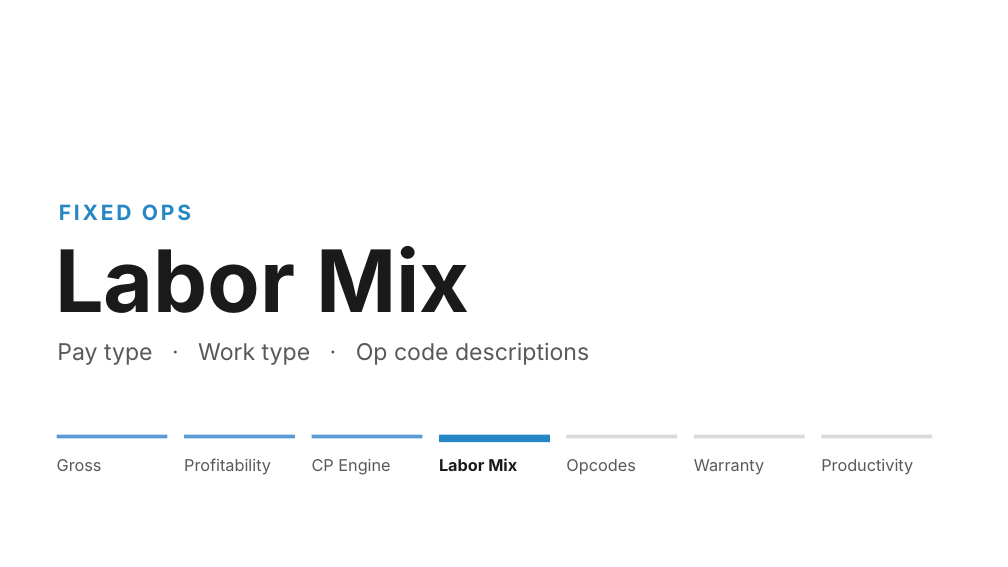
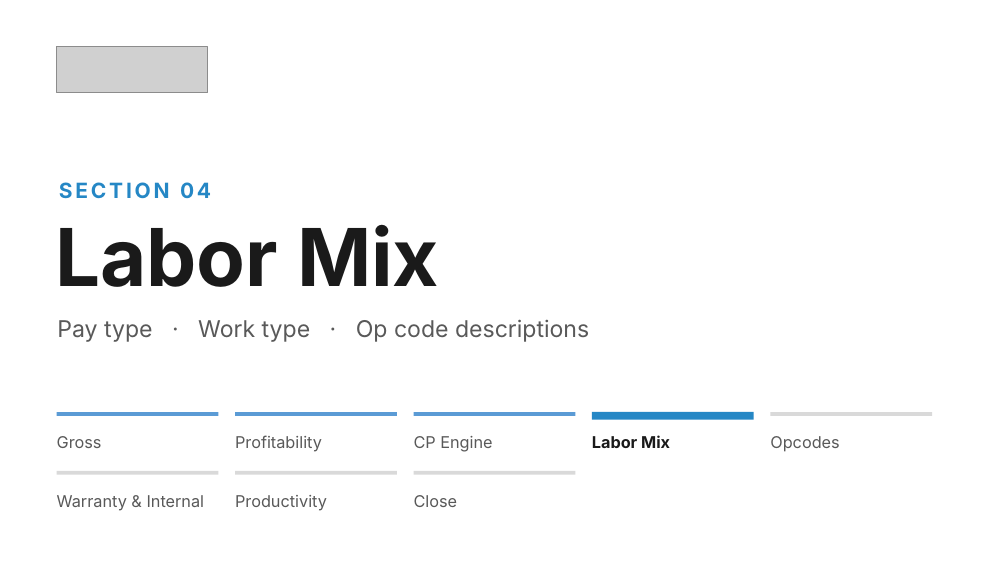
Before and after one commit to Ndresner/Noah, a slide deck: slide 78 of day2-deck/decks/Fixed Ops - Day 2 Example Test Deck.pptx (slide 75 before the commit). Drawn at 1008x567 pixels with LibreOffice and Linux fonts; fonts in the diff are those of the drawing; grey boxes stand for pictures. Boxes give left, top, right and bottom in pixels: in the first picture for what was removed or moved away, otherwise in the second. Text is boxed around its words. In the diff, an @@ line names an element or a change of style, - is before the commit and + after.

```diff
--- a/day2-deck/decks/Fixed Ops - Day 2 Example Test Deck.pptx
+++ b/day2-deck/decks/Fixed Ops - Day 2 Example Test Deck.pptx
@@ picture added at (57,47,208,93) @@
@@ text "Labor Mix": place and size @@
-text "Labor Mix" at (55,246,469,313)
+text "Labor Mix" at (55,224,439,287)
@@ text "Labor Mix" at (55,224,439,287): size 82 to 76 pt @@
@@ text removed at (59,204,191,220) @@
-FIXED OPS
@@ text added at (59,182,211,198), 20 pt, text #2587C5, bold @@
+SECTION 04
@@ text "Pay type · Work type ...": place and size @@
-text "Pay type · Work type ..." at (57,342,589,365)
+text "Pay type · Work type ..." at (57,319,589,342)
@@ rectangle: place and size @@
-rectangle at (57,435,168,439)
+rectangle at (57,412,219,416)
@@ rectangle: place and size @@
-rectangle at (312,435,423,439)
+rectangle at (235,412,397,416)
@@ rectangle: place and size @@
-rectangle at (439,435,551,442)
+rectangle at (414,412,575,416)
@@ rectangle at (414,412,575,416): fill #2587C5 to #5B9BD5 @@
@@ rectangle added at (592,412,754,420), fill #2587C5 @@
@@ rectangle: place and size @@
-rectangle at (821,435,932,439)
+rectangle at (771,412,932,416)
@@ text "Gross": place and size @@
-text "Gross" at (57,459,102,471)
+text "Gross" at (57,436,102,448)
@@ rectangle removed at (185,435,296,439) @@
@@ text "Profitability": place and size @@
-text "Profitability" at (184,458,271,475)
+text "Profitability" at (235,435,322,452)
@@ text "CP Engine": place and size @@
-text "CP Engine" at (312,459,390,475)
+text "CP Engine" at (414,436,492,452)
@@ text "Labor Mix": place and size @@
-text "Labor Mix" at (439,458,517,471)
+text "Labor Mix" at (592,435,670,448)
@@ rectangle removed at (694,435,805,439) @@
@@ text "Opcodes": place and size @@
-text "Opcodes" at (566,459,635,475)
+text "Opcodes" at (770,436,839,452)
@@ rectangle added at (57,471,219,475), fill #D9D9D9 @@
@@ rectangle added at (235,471,397,475), fill #D9D9D9 @@
@@ rectangle: place and size @@
-rectangle at (566,435,678,439)
+rectangle at (414,471,575,475)
@@ text at (57,495,205,511): text changed @@
-Warranty
+Warranty & Internal
@@ text "Productivity": place and size @@
-text "Productivity" at (821,459,913,475)
+text "Productivity" at (235,495,327,511)
@@ text added at (414,495,458,507), 15.5 pt, text #595959 @@
+Close
```
Also in this commit, not shown: 144 other slides changed, 19 slides added, 14 slides removed, 4 other files.
